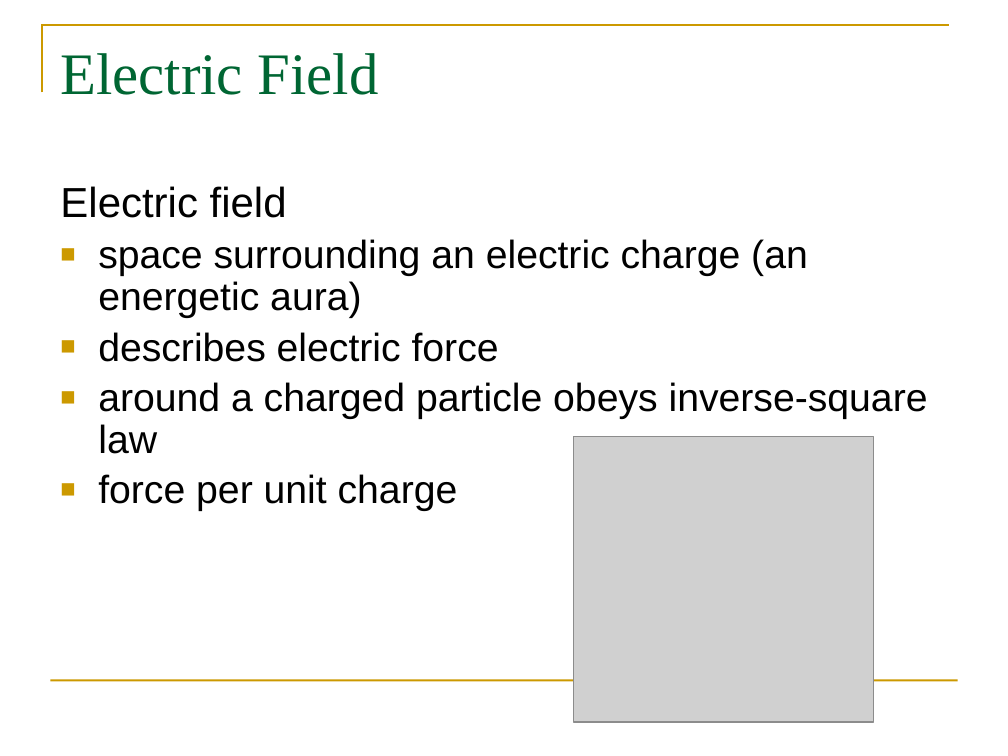
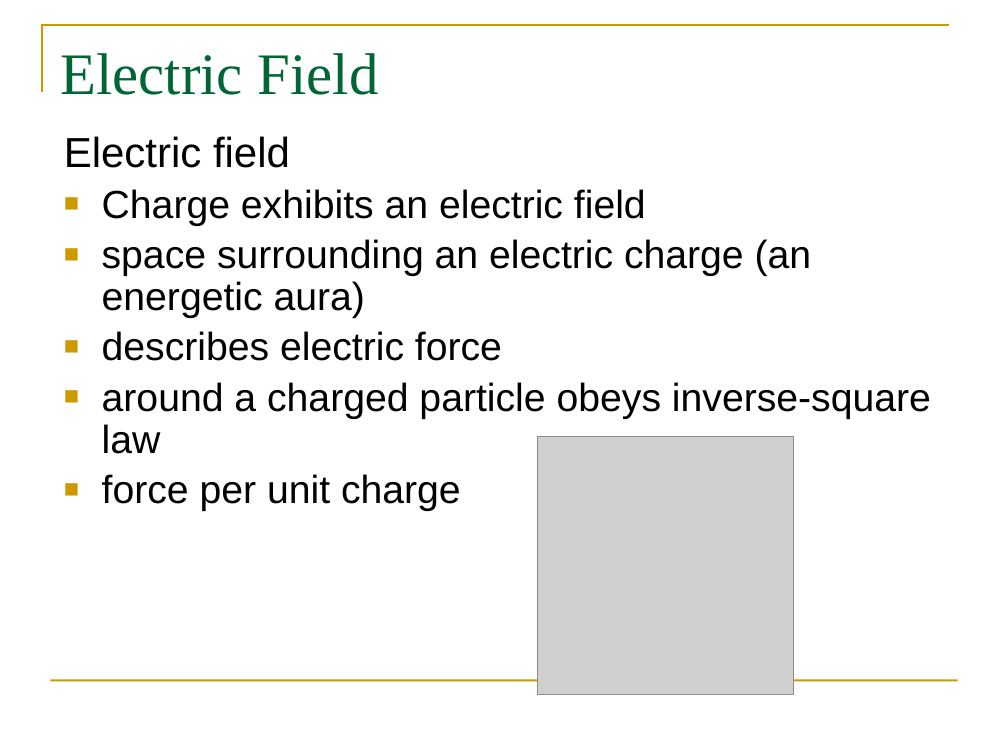
Before and after one commit to pcomitz/physics, a slide deck: slide 19 of mod4_wk6/phy_wk6_mod4_part1.pptx (slide 20 before the commit). Drawn at 1008x756 pixels with LibreOffice and Linux fonts; fonts in the diff are those of the drawing; grey boxes stand for pictures. Boxes give left, top, right and bottom in pixels: in the first picture for what was removed or moved away, otherwise in the second. Text is boxed around its words. In the diff, an @@ line names an element or a change of style, - is before the commit and + after.

```diff
--- a/mod4_wk6/phy_wk6_mod4_part1.pptx
+++ b/mod4_wk6/phy_wk6_mod4_part1.pptx
@@ text "Electric field": place and size @@
-text "Electric field" at [60,186,928,511]
+text "Electric field" at [64,136,931,511]
@@ text at [102,189,646,226]: paragraph added @@
+■ Charge exhibits an electric field
@@ picture: place and size @@
-picture at [574,436,874,722]
+picture at [537,436,793,695]
```
Also in this commit, not shown: 10 other slides changed, 6 slides added, 3 slides removed.
